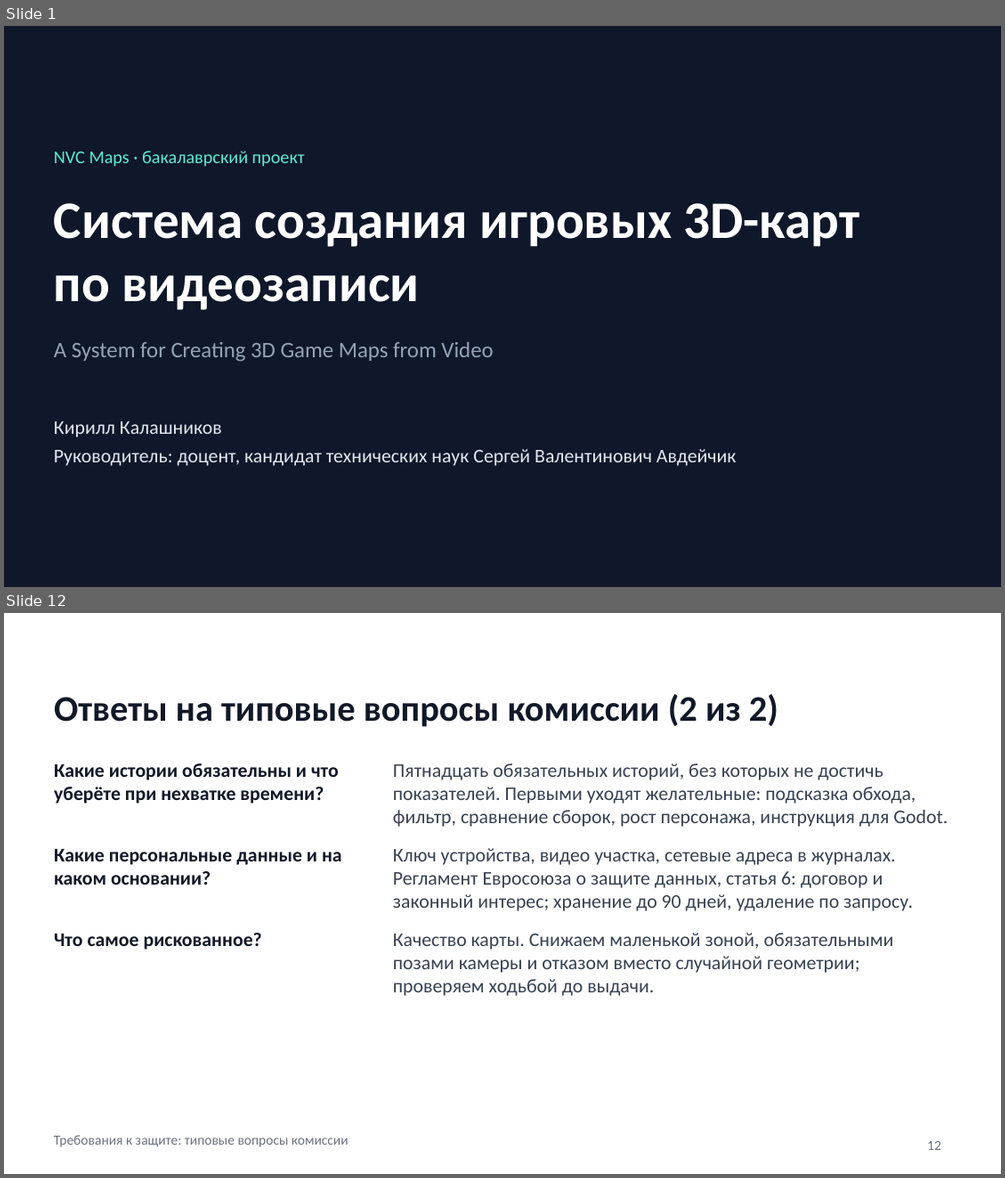
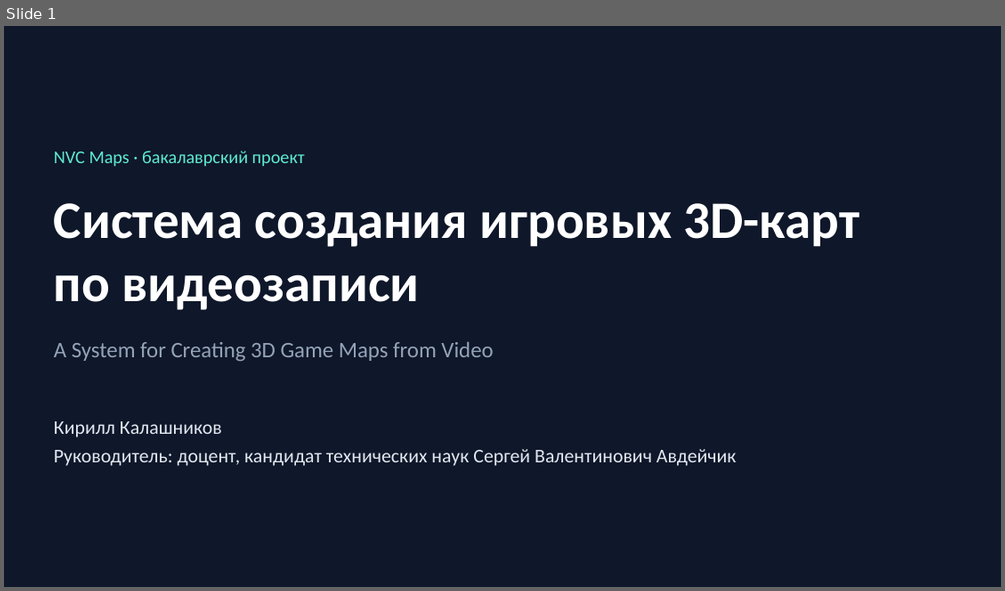
Before and after one commit to KalashnikovKV/nvc-business-analysis, a slide deck: wireframes/NVC-Maps-защита.pptx. Shown one above the other, each under a label of ours: slides 1 and 12 before the commit, slide 1 after it; the slides between them are not shown. The pictures are 1005x1178 and 1005x591 pixels, drawn with LibreOffice and Linux fonts; fonts in the diff are those of the drawing. Boxes give left, top, right and bottom in pixels: in the first picture for what was removed or moved away, otherwise in the second. Text is boxed around its words. In the diff, an @@ line names an element or a change of style, - is before the commit and + after.

```diff
--- a/wireframes/NVC-Maps-защита.pptx
+++ b/wireframes/NVC-Maps-защита.pptx
@@ slide 12 removed at [4, 613, 1001, 1174], background #FFFFFF @@
@@ title removed at [54, 694, 778, 727] @@
-Ответы на типовые вопросы комиссии (2 из 2)
@@ text removed at [54, 763, 339, 803] @@
-Какие истории обязательны и что уберёте при нехватке времени?
@@ text removed at [393, 763, 947, 827] @@
-Пятнадцать обязательных историй, без которых не достичь показателей. Первыми уходят желательные: подсказка обхода, фильтр, сравнение сборок, рост персонажа, инструкция для Godot.
@@ text removed at [54, 849, 342, 884] @@
-Какие персональные данные и на каком основании?
@@ text removed at [393, 848, 913, 911] @@
-Ключ устройства, видео участка, сетевые адреса в журналах. Регламент Евросоюза о защите данных, статья 6: договор и законный интерес; хранение до 90 дней, удаление по запросу.
@@ text removed at [54, 933, 262, 949] @@
-Что самое рискованное?
@@ text removed at [393, 933, 894, 996] @@
-Качество карты. Снижаем маленькой зоной, обязательными позами камеры и отказом вместо случайной геометрии; проверяем ходьбой до выдачи.
@@ text removed at [54, 1135, 348, 1147] @@
-Требования к защите: типовые вопросы комиссии
@@ page number removed at [927, 1141, 941, 1150] @@
-12
```
Also in this commit, not shown: 8 slides changed, 2 other slides removed, 9 other files.
